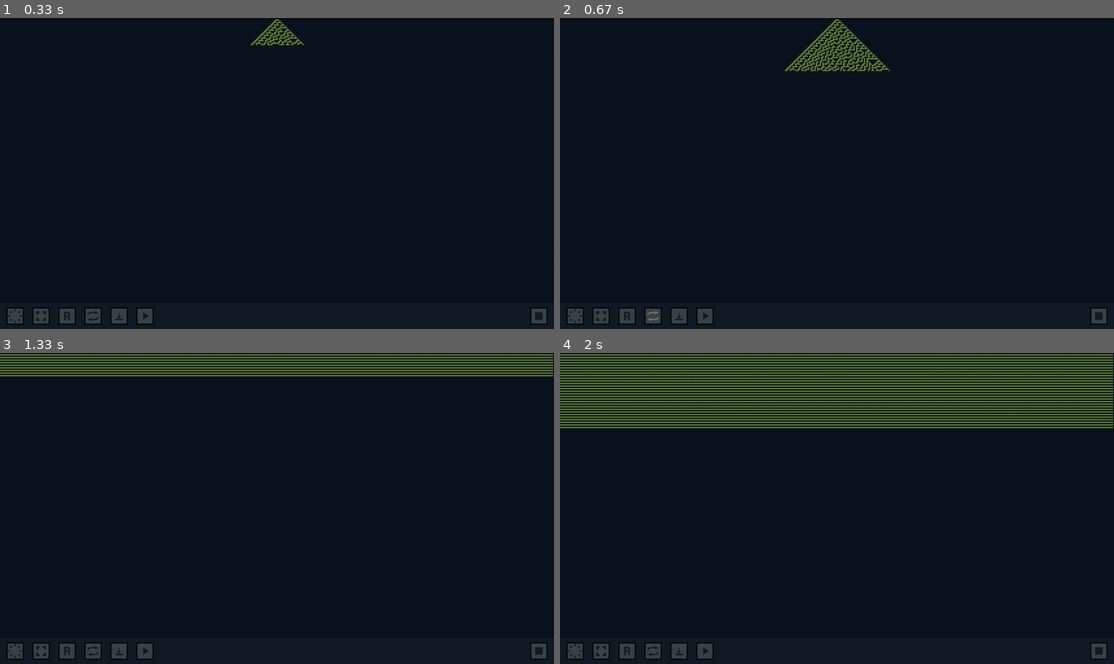
Above: before the commit, frames 1-4 (two rows, left to right).
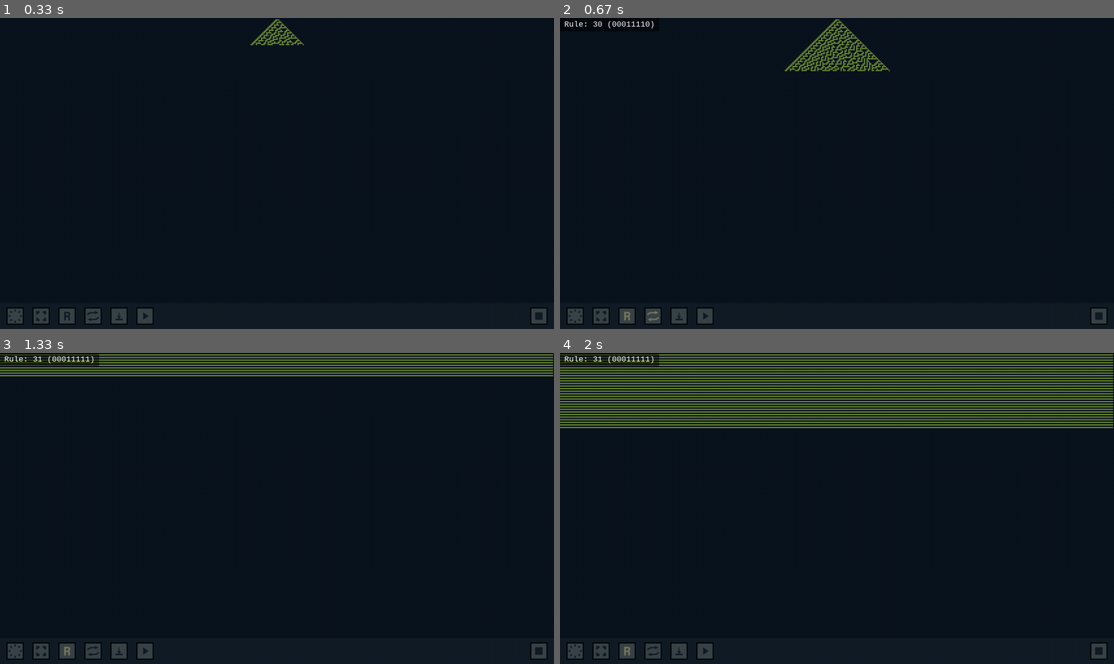
Above: after the commit, the same moments.

Repository: Dyretna/ca_simulator
Game: pygame game, started from run.py
The game is run twice, just before and just after one commit, with the same random seed, the same clock (stepped at 60 frames per second) and the same inputs.
Inputs (mouse positions are in pixels of both pictures, inside the frame that each line leads up to):
- Up to frame 1 (0.33 s): no input
- Up to frame 2 (0.67 s): hold I from 0.33 s (still down); hold A from 0.33 s (still down); move the mouse to (814, 185) at 0.37 s
- Up to frame 3 (1.33 s): release I at 0.87 s; release A at 0.87 s; hold A from 0.9 s (still down); tap F at 0.97, 1.27 s; tap Space at 1.05 s
- Up to frame 4 (2 s): release A at 1.43 s; click (837, 530) at 1.52 s

Frame 1 is identical in both runs. In frame 2, 0.2% of the frame differs, in the area x 0-17%, y 0-98%; in frame 3, 0.5%, in the area x 0-18%, y 0-98%; in frame 4, 0.5%.

Commit message:
Refactor: Move all callbacks into Controller
- moved all settings related callback from runner and settings view into Controller.
	- controller is now the single owner fin input and action logic
	- exception of "play()" and "stop()" in runner
- fixed initialization order, controller is created before views.

Diff:
--- a/src/pygame_automata/config.py
+++ b/src/pygame_automata/config.py
@@ -10,6 +10,12 @@
     width: int = 1280
     height: int = 720
     fullscreen: bool = False
+
+
+@dataclass
+class GeneralSettings:
+    auto_run: bool = False
+    show_info: bool = False
 
 
 @dataclass
@@ -42,6 +48,7 @@
 @dataclass
 class Config:
     display: DisplaySettings = field(default_factory=DisplaySettings)
+    general: GeneralSettings = field(default_factory=GeneralSettings)
     engine: EngineSettings = field(default_factory=EngineSettings)
     colors: ColorSettings = field(default_factory=ColorSettings)
     paths: PathsSettings = field(default_factory=PathsSettings)
--- a/src/pygame_automata/pygame_runner.py
+++ b/src/pygame_automata/pygame_runner.py
@@ -58,10 +58,8 @@
         self.clock = pygame.time.Clock()
         self.running = False
 
-        # flags / state
-        self.show_rulebox = False
+        # flags - not in config
         self.save_flag = False
-        self.auto_run = False
 
         # core engine
         self.ruleset_code: int = 30
@@ -74,16 +72,15 @@
             in_order=self.config.engine.in_order,
         )
 
-        self.fullscreen = self.config.display.fullscreen
         self._initialize_pygame()
+
+        # controller
+        self.controller = Controller(self)
 
         # views
         self.ca_screen = CAScreen(self)
         self.ui_bar = UIBar(self)
         self.settings_screen = SettingsScreen(self)
-
-        # controller
-        self.controller = Controller(self)
 
     # ------------------------------------------------------------------
     # Main loop
@@ -140,23 +137,6 @@
     def stop(self) -> None:
         """Stop the main loop."""
         self.running = False
-
-    def toggle_save(self) -> None:
-        "Save when CA simulation is done"
-        self.save_flag = not self.save_flag
-
-    def toggle_autorun(self) -> None:
-        """Toggle simulation pause."""
-        self.auto_run = not self.auto_run
-
-    def toggle_fullscreen(self) -> None:
-        """Toggle fullscreen mode."""
-        self.fullscreen = not self.fullscreen
-        pygame.display.toggle_fullscreen()
-
-    def toggle_rulebox(self) -> None:
-        """Toggle rulebox overlay."""
-        self.show_rulebox = not self.show_rulebox
 
     # --- settings ---
     def open_settings(self) -> None:
@@ -197,8 +177,8 @@
     def _draw_ui_frame(self):
         self.screen.blit(self.ca_surface, (0, 0))
         self.ui_bar.draw(self.screen)
-        if self.show_rulebox:
-            self._draw_rulebox()
+        if self.config.general.show_info:
+            self._draw_info()
         if self.settings_screen.is_active():
             self.settings_screen.draw(self.screen)
         pygame.display.flip()
@@ -207,7 +187,7 @@
         end = pygame.time.get_ticks() + self.config.engine.post_sim_pause_ms
 
         # autorun OFF -> freeze on final frame only
-        if not self.auto_run:
+        if not self.config.general.auto_run:
             while pygame.time.get_ticks() < end:
                 for event in pygame.event.get():
                     self.controller.handle(event)
@@ -244,7 +224,6 @@
                 if cell == 1
                 else self.config.colors.ca_bg_color
             )
-
             pygame.draw.rect(
                 self.ca_surface,
                 color,
@@ -253,7 +232,7 @@
 
     def _initialize_pygame(self):
         # recreate display
-        flags = pygame.FULLSCREEN if self.fullscreen else 0
+        flags = pygame.FULLSCREEN if self.config.display.fullscreen else 0
         self.screen = pygame.display.set_mode(
             (self.config.display.width, self.config.display.height), flags
         )
@@ -265,27 +244,20 @@
         self.ca_surface.fill(self.config.colors.ca_bg_color)
 
     def _reset_simulation(self) -> None:
-        """
-        Reset CA simulation to initial state.
-
-        Delegates to CAEngine.reset() and clears the CA surface.
-        """
+        """Reset CA simulation to initial state."""
+
         new_rule = self.engine.reset()
         self.ruleset_code = new_rule
         self.ca_surface.fill(self.config.colors.ca_bg_color)
         print(f"Current Rule: {new_rule}")
 
-    def _draw_rulebox(self) -> None:
-        """
-        Draw the rulebox overlay on top of the CA surface.
-
-        This is called by CAScreen when `show_rulebox` is True.
-        """
+    def _draw_info(self) -> None:
+        """Draw the info overlay on top of the CA surface."""
+
         font = pygame.font.SysFont(**DEFAULT_FONT)
 
         bit_str = f"{self.ruleset_code:0{self.engine.ruleset.bit_size}b}"
         grouped = " ".join(bit_str[i : i + 8] for i in range(0, len(bit_str), 8))
-
         text_str = f"Rule: {self.engine.ruleset_code} ({grouped})"
         text = font.render(text_str, True, (255, 255, 255))
 
@@ -296,16 +268,12 @@
 
         box = pygame.Surface((box_w, box_h), pygame.SRCALPHA)
         box.fill((0, 0, 0, 120))
-
         self.screen.blit(box, (0, 0))
         self.screen.blit(text, (padding, padding // 2))
 
     def _save(self) -> None:
-        """
-        Save the current CA surface as an image.
-
-        Uses a timestamp-based filename in the configured output directory.
-        """
+        """Save the current CA surface as an image."""
+
         filename = f"{self.engine.ruleset.bit_size}bit_rule{self.ruleset_code}.png"
         path = os.path.join(self.config.paths.output_dir, filename)
         pygame.image.save(self.ca_surface, path)
--- a/src/pygame_automata/ui/controller.py
+++ b/src/pygame_automata/ui/controller.py
@@ -25,6 +25,7 @@
             Reference to the main runner instance.
         """
         self.runner = runner
+        self.config = runner.config
 
         self.mouse_pos: tuple[int, int] = (0, 0)
         self.mouse_down: bool = False
@@ -76,12 +77,48 @@
         if key == pygame.K_ESCAPE:
             self.runner.stop()
         elif key == pygame.K_a:
-            self.runner.toggle_autorun()
+            self.toggle_autorun()
         elif key == pygame.K_s:
-            self.runner.toggle_save()
+            self.toggle_save()
         elif key == pygame.K_f:
-            self.runner.toggle_fullscreen()
-        elif key == pygame.K_r:
-            self.runner.toggle_rulebox()
+            self.toggle_fullscreen()
+        elif key == pygame.K_i:
+            self.toggle_info()
         elif key == pygame.K_SPACE:
             self.runner.play()
+
+    # ------------------------------------------------------------
+    # Callbacks
+    # ------------------------------------------------------------
+
+    # --- Setters ---
+    def set_resolution(self, w, h):
+        self.config.display.width = w
+        self.config.display.height = h
+
+    def set_ruleset(self, b):
+        self.config.engine.bit_size = b
+
+    def set_cellsize(self, cs):
+        self.config.engine.cell_size = cs
+
+    def set_gen_mode(self, m):
+        self.config.engine.in_order = m == "In Order"
+
+    # --- Toggles ---
+    def toggle_save(self) -> None:
+        "Save when CA simulation is done"
+        self.save_flag = not self.save_flag
+
+    def toggle_autorun(self) -> None:
+        """Toggle simulation pause."""
+        self.config.general.auto_run = not self.config.general.auto_run
+
+    def toggle_fullscreen(self) -> None:
+        """Toggle fullscreen mode."""
+        self.config.display.fullscreen = not self.config.display.fullscreen
+        pygame.display.toggle_fullscreen()
+
+    def toggle_info(self) -> None:
+        """Toggle rulebox overlay."""
+        self.config.general.show_info = not self.config.general.show_info
--- a/src/pygame_automata/ui/views/settings_screen.py
+++ b/src/pygame_automata/ui/views/settings_screen.py
@@ -13,11 +13,13 @@
 
 if TYPE_CHECKING:
     from pygame_automata.pygame_runner import PygameRunner
+    from pygame_automata.ui.controller import Controller
 
 
 class SettingsScreen:
-    def __init__(self, runner):
-        self.runner: "PygameRunner" = runner
+    def __init__(self, runner: "PygameRunner"):
+        self.runner = runner
+        self.controller: "Controller" = self.runner.controller
         self.active = False
 
         # fonts
@@ -146,19 +148,23 @@
                 w == self.runner.config.display.width
                 and h == self.runner.config.display.height
             )
-            res_row.add(f"{w}x{h}", lambda w=w, h=h: self._set_resolution(w, h), active)
+            res_row.add(
+                f"{w}x{h}",
+                lambda w=w, h=h: self.controller.set_resolution(w, h),
+                active,
+            )
 
         y = row_size
         rss_row = TextButtonRow(padding, padding + y, "Ruleset Size")
         for b in self.ruleset_sizes:
             active = self.runner.config.engine.bit_size == b
-            rss_row.add(str(b), lambda b=b: self._set_ruleset(b), active)
+            rss_row.add(str(b), lambda b=b: self.controller.set_ruleset(b), active)
 
         y += row_size
         cs_row = TextButtonRow(padding, padding + y, "Cell Size")
         for cs in self.cell_sizes:
             active = self.runner.config.engine.cell_size == cs
-            cs_row.add(str(cs), lambda cs=cs: self._set_cellsize(cs), active)
+            cs_row.add(str(cs), lambda cs=cs: self.controller.set_cellsize(cs), active)
 
         y += row_size
         mode_row = TextButtonRow(padding, padding + y, "CA Generation Mode")
@@ -166,7 +172,7 @@
             active = self.runner.config.engine.in_order == mode
             mode_row.add(
                 "In Order" if mode else "Random",
-                lambda mode=mode: self._set_gen_mode(mode),
+                lambda mode=mode: self.controller.set_gen_mode(mode),
                 active,
             )
 
@@ -197,22 +203,6 @@
             self.hide,
         )
 
-    # ------------------------------------------------------------
-    # Setting callbacks
-    # ------------------------------------------------------------
-    def _set_resolution(self, w, h):
-        self.runner.config.display.width = w
-        self.runner.config.display.height = h
-
-    def _set_ruleset(self, b):
-        self.runner.config.engine.bit_size = b
-
-    def _set_cellsize(self, cs):
-        self.runner.config.engine.cell_size = cs
-
-    def _set_gen_mode(self, m):
-        self.runner.config.engine.in_order = m == "In Order"
-
     def _apply_changes(self):
         self.runner.update_settings()
         self.hide()
--- a/src/pygame_automata/ui/views/ui_bar.py
+++ b/src/pygame_automata/ui/views/ui_bar.py
@@ -24,6 +24,7 @@
 
     def __init__(self, runner: "PygameRunner"):
         self.runner = runner
+        self.controller = self.runner.controller
 
         # UI bar surface
         self.height = 60
@@ -112,8 +113,8 @@
         add(
             "icon_fullscreen.png",
             start,
-            self.runner.toggle_fullscreen,
-            active=lambda: self.runner.fullscreen,
+            self.controller.toggle_fullscreen,
+            active=lambda: self.runner.config.display.fullscreen,
         )
 
         # show rulebox - bool
@@ -121,8 +122,8 @@
         add(
             "icon_R.png",
             start,
-            self.runner.toggle_rulebox,
-            active=lambda: self.runner.show_rulebox,
+            self.controller.toggle_info,
+            active=lambda: self.runner.config.general.show_info,
         )
 
         # autorun - bool
@@ -130,8 +131,8 @@
         add(
             "icon_autorun.png",
             start,
-            self.runner.toggle_autorun,
-            active=lambda: self.runner.auto_run,
+            self.controller.toggle_autorun,
+            active=lambda: self.runner.config.general.auto_run,
         )
 
         # save
@@ -139,7 +140,7 @@
         add(
             "icon_save.png",
             start,
-            self.runner.toggle_save,
+            self.controller.toggle_save,
             active=lambda: self.runner.save_flag,
         )
 
